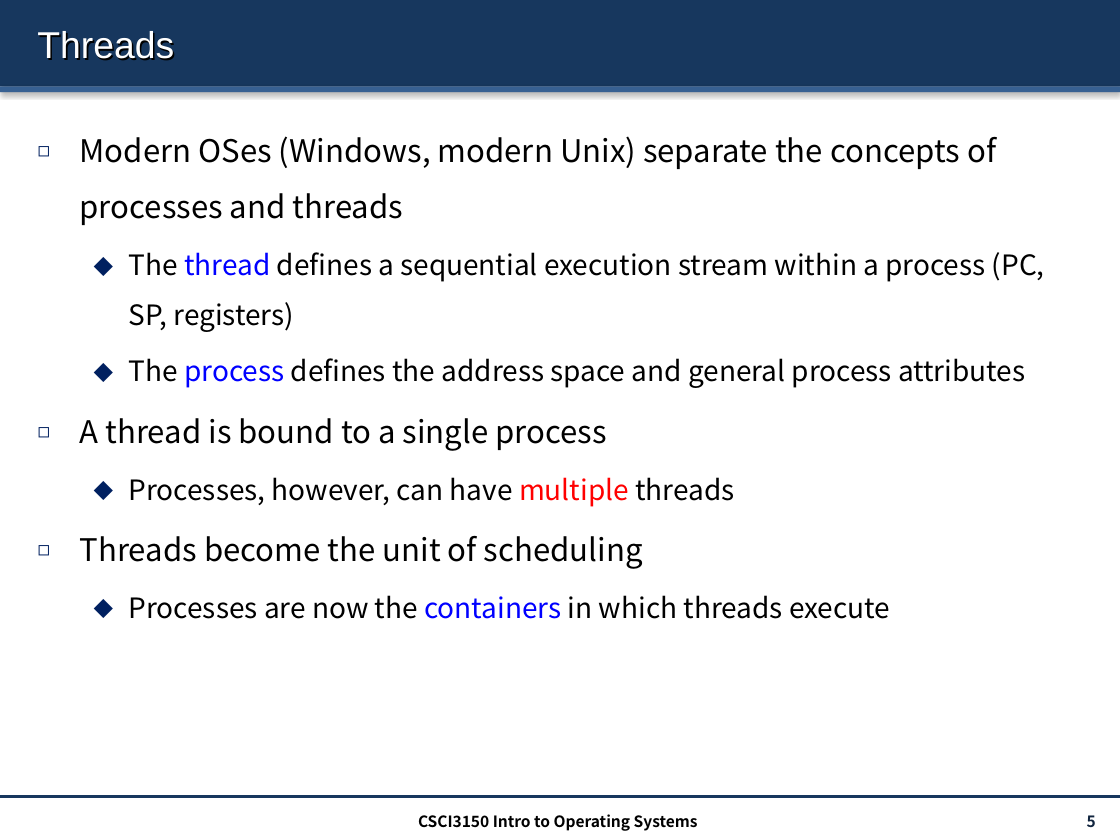
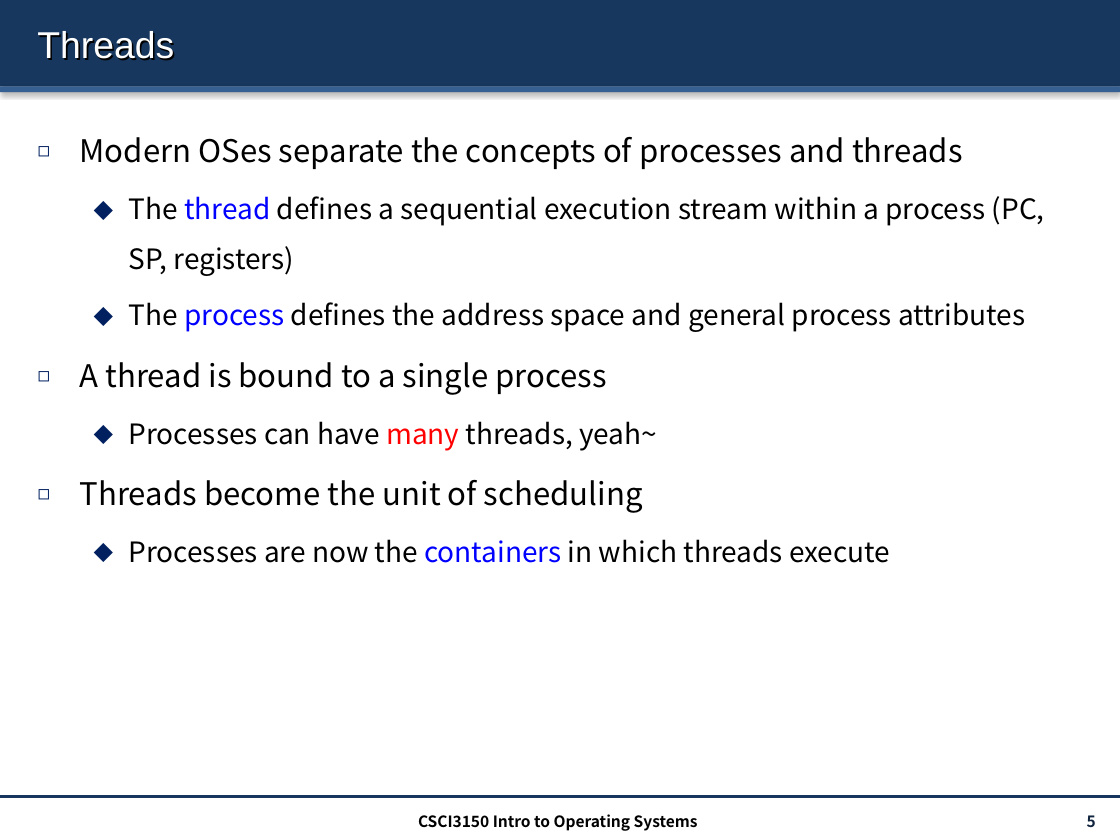
Before and after one commit to henryhxu/CSCI3150, a slide deck: slide 5 of lectures/lec4_threads.pptx. Drawn at 1120x840 pixels with LibreOffice and Linux fonts; fonts in the diff are those of the drawing. Boxes give left, top, right and bottom in pixels: in the first picture for what was removed or moved away, otherwise in the second. Text is boxed around its words. In the diff, an @@ line names an element or a change of style, - is before the commit and + after.

```diff
--- a/lectures/lec4_threads.pptx
+++ b/lectures/lec4_threads.pptx
@@ text at (x1=80, y1=137, x2=963, y2=169): text changed @@
-◻ Modern OSes (Windows, modern Unix) separate the concepts of processes and threads
+◻ Modern OSes separate the concepts of processes and threads
@@ text at (x1=129, y1=421, x2=657, y2=451): text changed @@
-  ⬥ Processes, however, can have multiple threads
+  ⬥ Processes can have many threads, yeah~
```
Also in this commit, not shown: 2 other slides changed, 1 other file.
